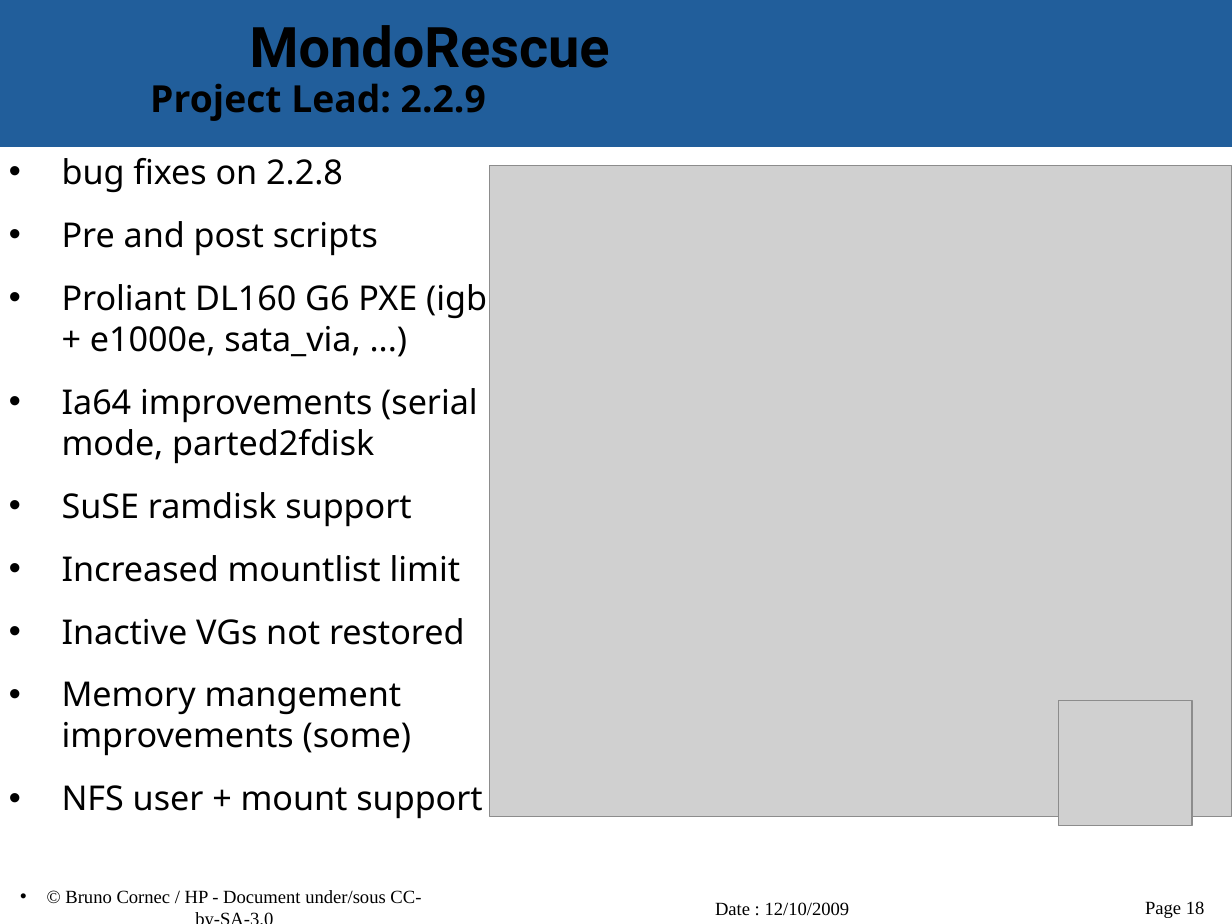
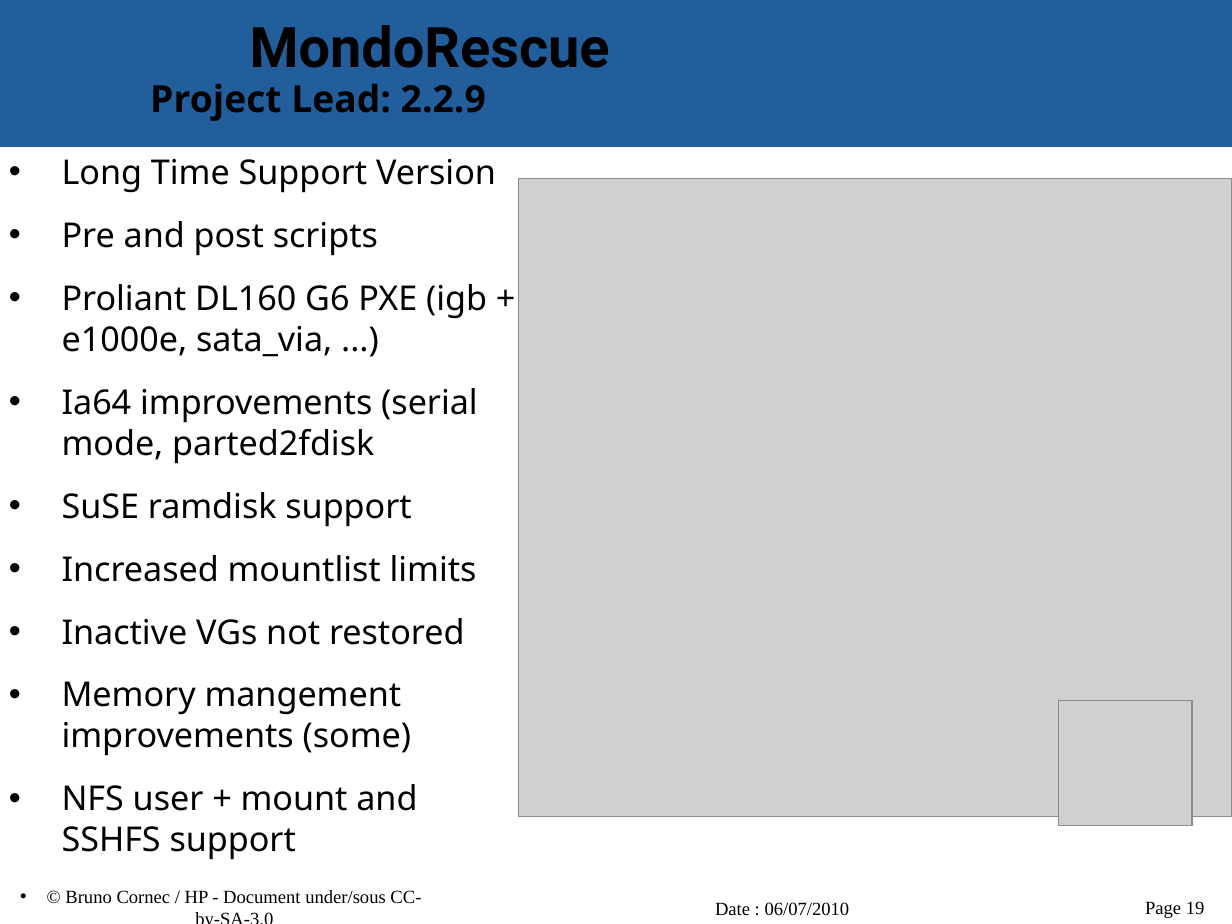
Before and after one commit to vir/mondo-rescue, a slide deck: slide 19 of mondo-doc/mondo-presentation.odp (slide 18 before the commit). Drawn at 1232x924 pixels with LibreOffice and Linux fonts; fonts in the diff are those of the drawing; grey boxes stand for pictures; background and template pictures are left out. Boxes give left, top, right and bottom in pixels: in the first picture for what was removed or moved away, otherwise in the second. Text is boxed around its words. In the diff, an @@ line names an element or a change of style, - is before the commit and + after.

```diff
--- a/mondo-doc/mondo-presentation.odp
+++ b/mondo-doc/mondo-presentation.odp
@@ text at box(62, 159, 496, 193): text changed @@
-• bug fixes on 2.2.8
+• Long Time Support Version
@@ picture: place and size @@
-picture at box(490, 165, 1232, 816)
+picture at box(519, 179, 1232, 817)
@@ text at box(62, 555, 477, 582): text changed @@
-• Increased mountlist limit
+• Increased mountlist limits
@@ text at box(62, 784, 417, 860): text changed @@
-• NFS user + mount support
+• NFS user + mount and SSHFS support
@@ text at box(715, 902, 850, 916): text changed @@
-Date : 12/10/2009
+Date : 06/07/2010
@@ page number at box(1145, 901, 1205, 918): text changed @@
-Page 18
+Page 19
```
Also in this commit, not shown: 21 other slides changed, 2 slides added.
